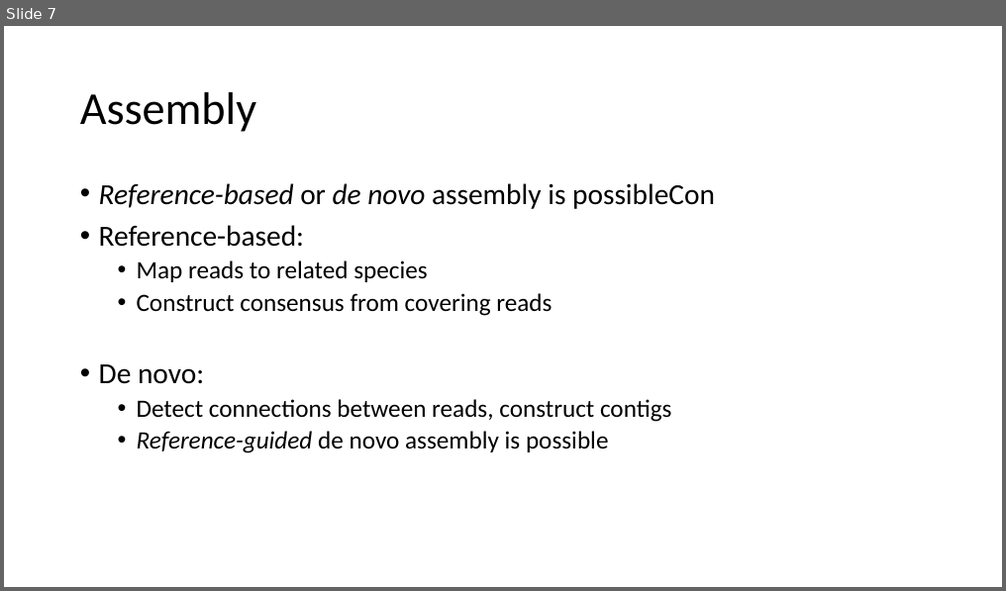
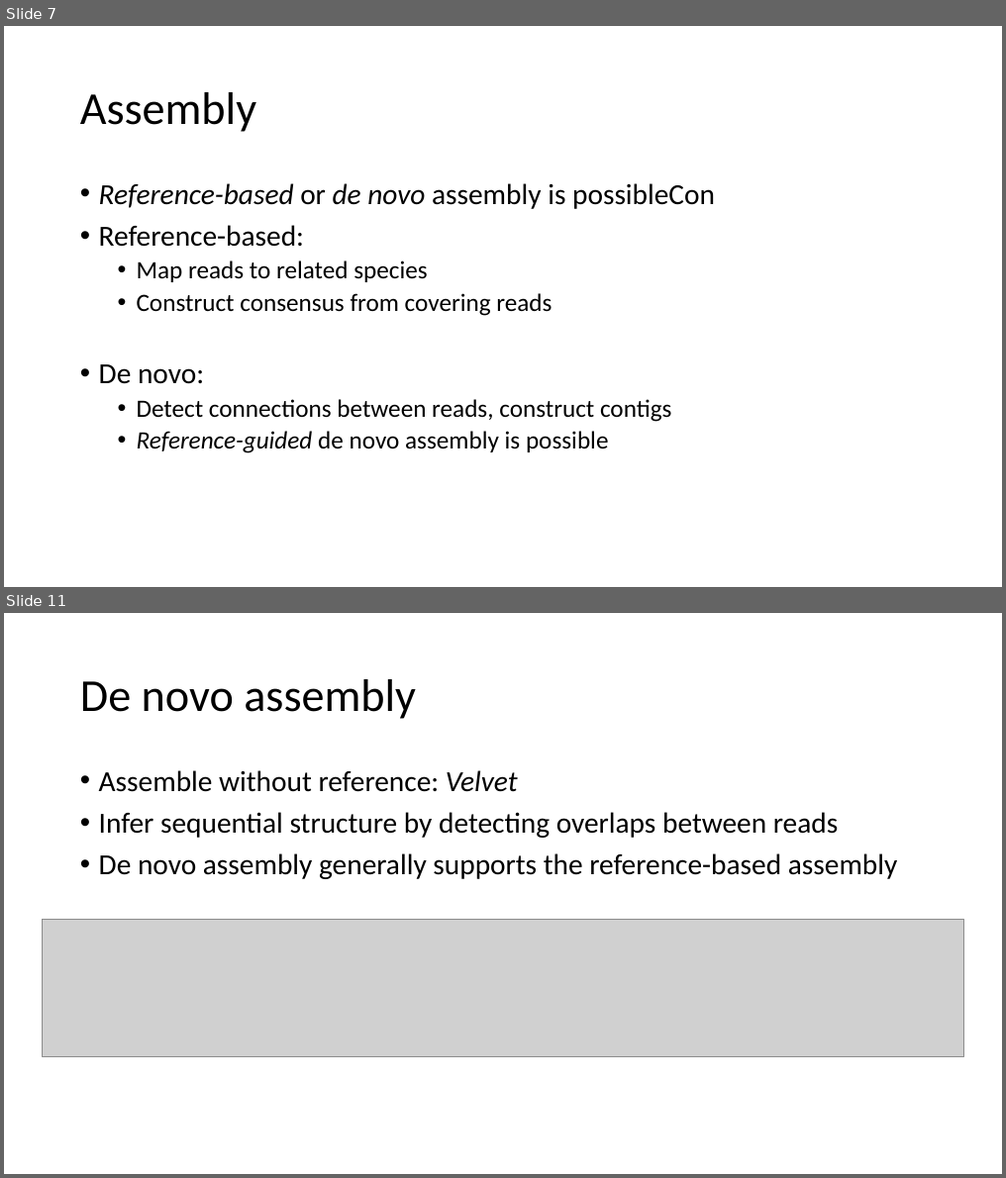
Before and after one commit to cybriden/Exercise3, a slide deck: Präsi.pptx. Shown one above the other, each under a label of ours: slide 7 before the commit, slides 7 and 11 after it; the slides between them are not shown. The pictures are 1006x591 and 1006x1178 pixels, drawn with LibreOffice and Linux fonts; fonts in the diff are those of the drawing; grey boxes stand for pictures. Boxes give left, top, right and bottom in pixels: in the first picture for what was removed or moved away, otherwise in the second. Text is boxed around its words. In the diff, an @@ line names an element or a change of style, - is before the commit and + after.

```diff
--- a/Präsi.pptx
+++ b/Präsi.pptx
@@ slide 11 added at [4,613,1002,1174], background #FFFFFF @@
@@ title added at [80,679,416,719], 44 pt, text #000000 @@
+De novo assembly
@@ text added at [99,770,898,879], 28 pt, text #000000 @@
+• Assemble without reference: Velvet
+• Infer sequential structure by detecting overlaps between reads
+• De novo assembly generally supports the reference-based assembly
@@ picture added at [43,919,963,1057] @@
```
Also in this commit, not shown: 2 slides changed, 9 other slides added, 2 slides removed, 7 other files.
